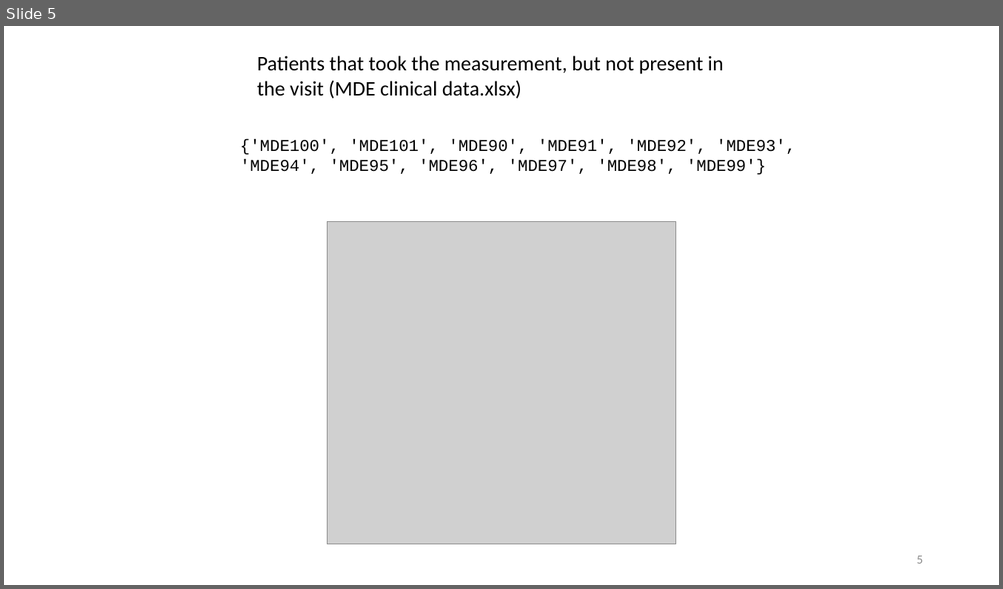
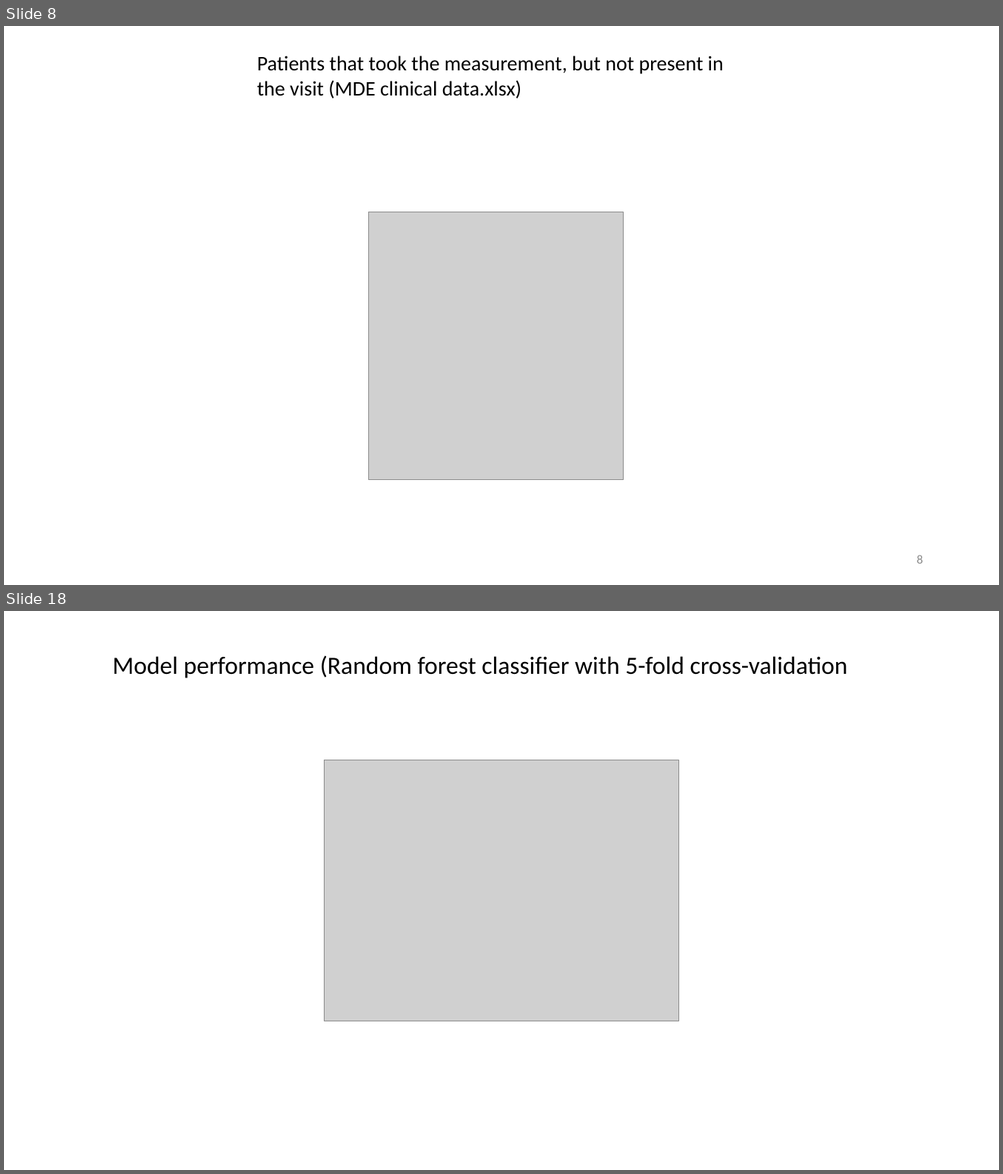
Before and after one commit to OHNLP/activity_tracker, a slide deck: reports/activity_tracker.pptx. Shown one above the other, each under a label of ours: slide 5 before the commit, slides 8 and 18 after it; the slides between them are not shown. The pictures are 1003x589 and 1003x1174 pixels, drawn with LibreOffice and Linux fonts; fonts in the diff are those of the drawing; grey boxes stand for pictures. Boxes give left, top, right and bottom in pixels: in the first picture for what was removed or moved away, otherwise in the second. Text is boxed around its words. In the diff, an @@ line names an element or a change of style, - is before the commit and + after.

Commit message:
ppt presentation material for prelimiary model analysis with daily activity

```diff
--- a/reports/activity_tracker.pptx
+++ b/reports/activity_tracker.pptx
@@ slide 18 added at (4, 611, 999, 1170), background #FFFFFF @@
@@ text added at (113, 655, 848, 678), 24 pt, text #000000 @@
+Model performance (Random forest classifier with 5-fold cross-validation
@@ picture added at (324, 760, 679, 1021) @@
@@ what was slide 5 is now slide 8 @@
@@ slide 8 changed as well @@
@@ text removed at (240, 139, 795, 175) @@
-{'MDE100', 'MDE101', 'MDE90', 'MDE91', 'MDE92', 'MDE93', 'MDE94', 'MDE95', 'MDE96', 'MDE97', 'MDE98', 'MDE99'}
@@ picture: place and size @@
-picture at (327, 221, 675, 545)
+picture at (368, 212, 623, 480)
@@ page number at (916, 555, 922, 564): text changed @@
-5
+8
```
Also in this commit, not shown: 2 other slides changed, 13 other slides added, 1 slide removed.
